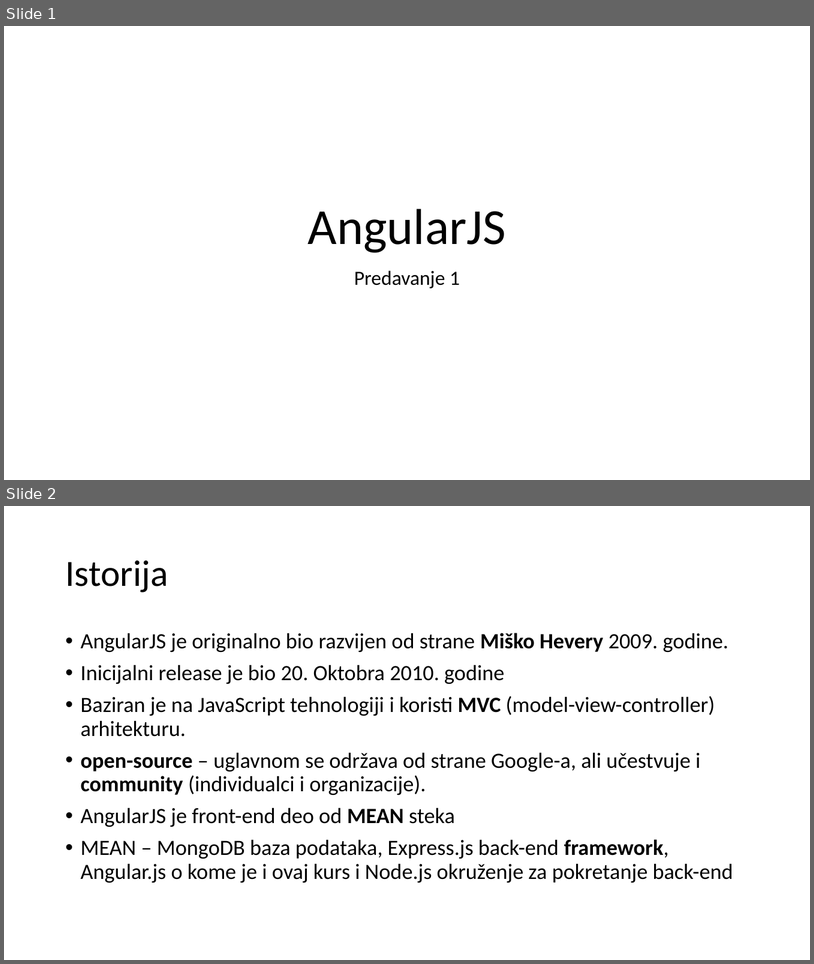
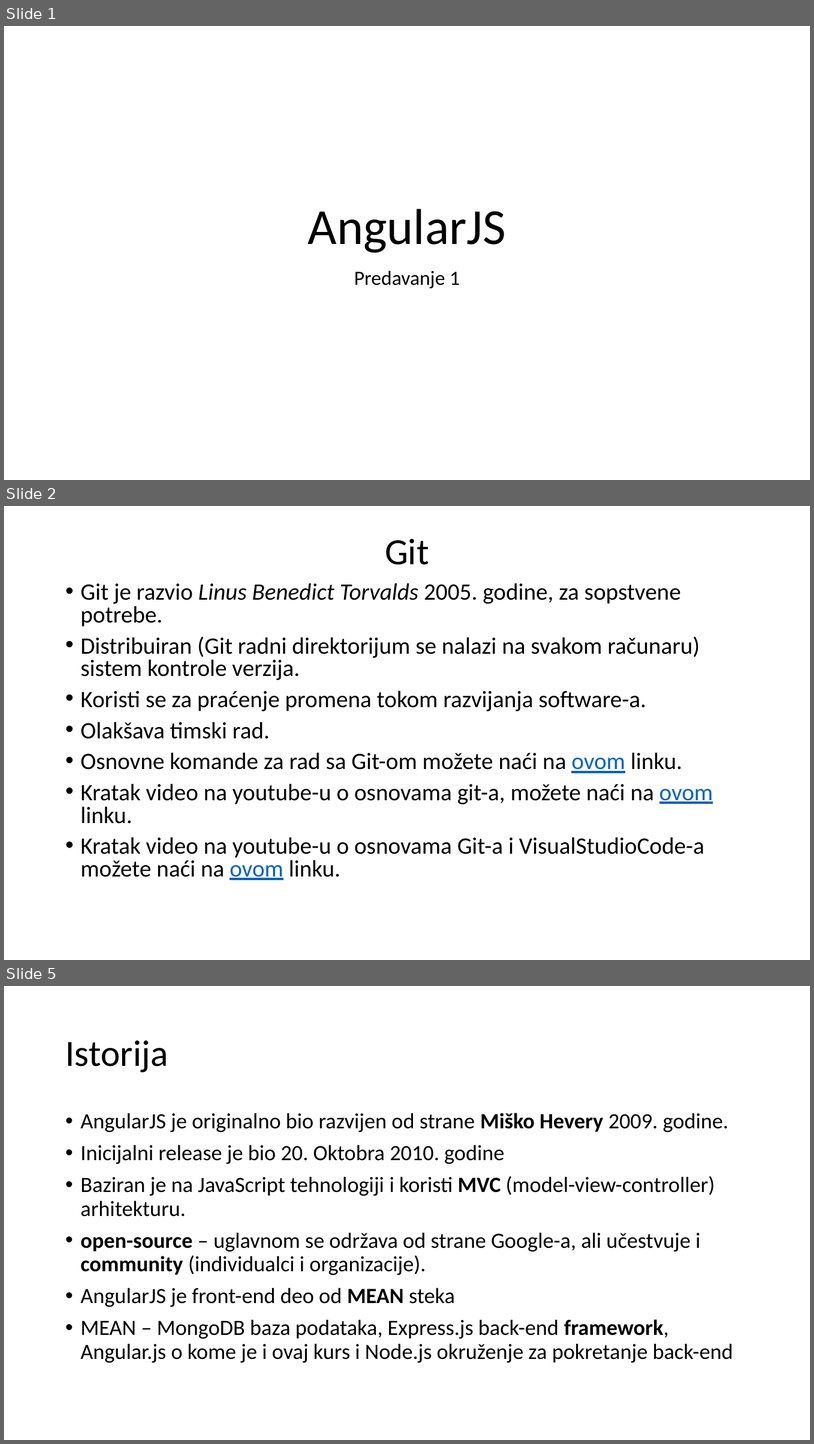
Before and after one commit to daniloMogin/kurs, a slide deck: AngularJS.pptx. Shown one above the other, each under a label of ours: slides 1 and 2 before the commit, slides 1, 2 and 5 after it; the slides between them are not shown. The pictures are 814x964 and 814x1444 pixels, drawn with LibreOffice and Linux fonts; fonts in the diff are those of the drawing. Boxes give left, top, right and bottom in pixels: in the first picture for what was removed or moved away, otherwise in the second. Text is boxed around its words. In the diff, an @@ line names an element or a change of style, - is before the commit and + after.

```diff
--- a/AngularJS.pptx
+++ b/AngularJS.pptx
@@ slide 2 added at (4, 506, 810, 960), background #FFFFFF @@
@@ title added at (385, 538, 429, 565), 44 pt, text #000000 @@
+Git
@@ text added at (81, 583, 714, 880), 28 pt, text #000000 @@
+• Git je razvio Linus Benedict Torvalds 2005. godine, za sopstvene potrebe.
+• Distribuiran (Git radni direktorijum se nalazi na svakom računaru) sistem kontrole verzija.
+• Koristi se za praćenje promena tokom razvijanja software-a.
+• Olakšava timski rad.
+• Osnovne komande za rad sa Git-om možete naći na ovom linku.
+• Kratak video na youtube-u o osnovama git-a, možete naći na ovom linku.
+• Kratak video na youtube-u o osnovama Git-a i VisualStudioCode-a možete naći na ovom linku.
@@ what was slide 2 is now slide 5 @@
```
Also in this commit, not shown: 3 other slides added, 10 other files.
